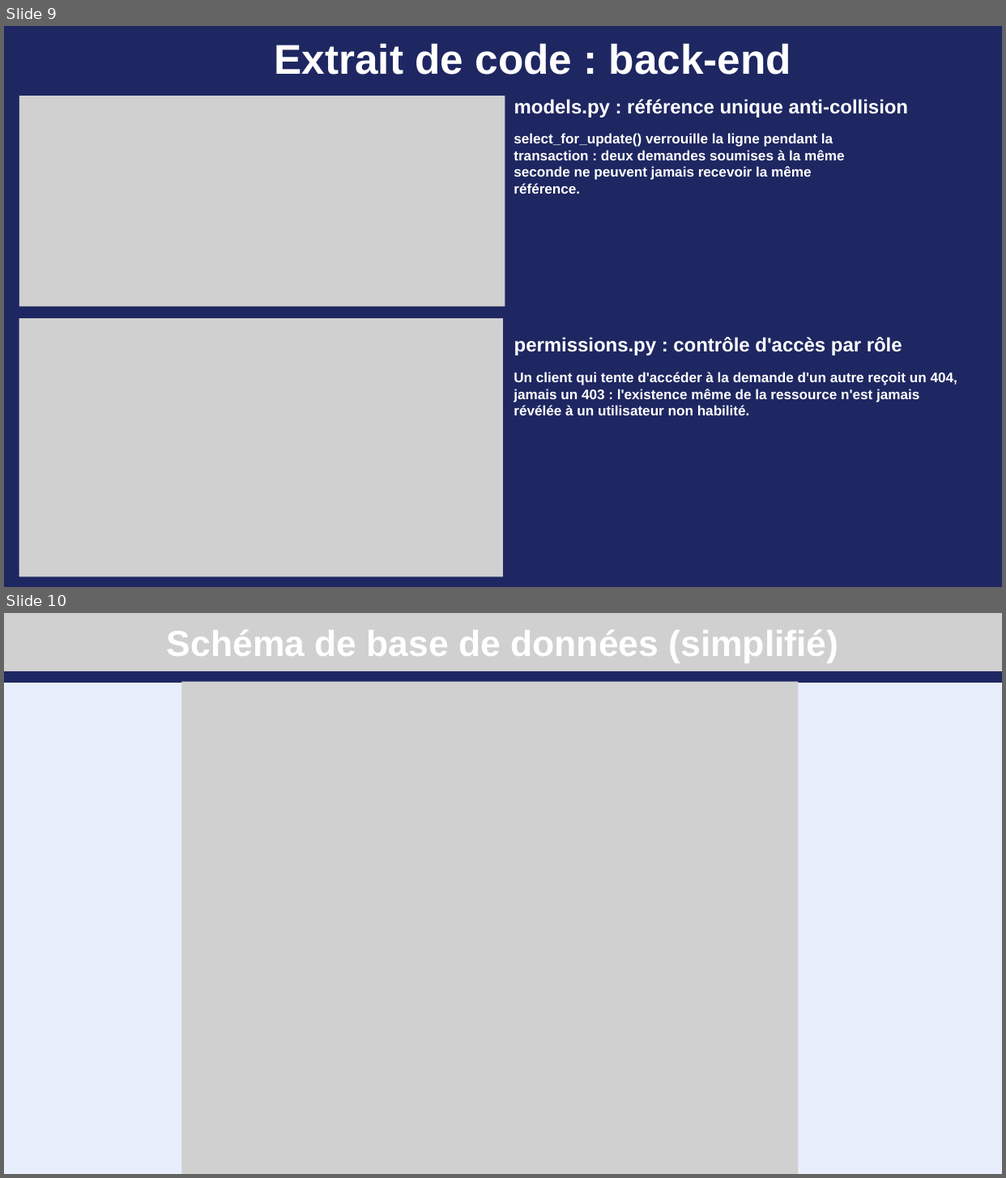
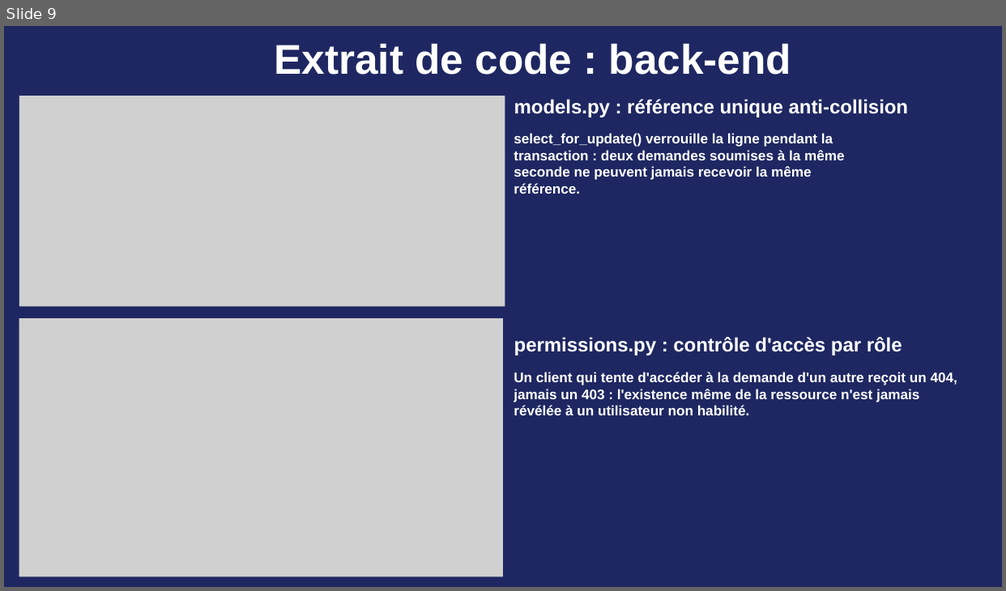
Before and after one commit to Tommy-JOUHANS/portfolio, a slide deck: Stages/RNCP5-DWWM/CyberAudit_Solutions_Presentation_FR_1.pptx. Shown one above the other, each under a label of ours: slides 9 and 10 before the commit, slide 9 after it. The pictures are 1006x1178 and 1006x591 pixels, drawn with LibreOffice and Linux fonts; fonts in the diff are those of the drawing; grey boxes stand for pictures. Boxes give left, top, right and bottom in pixels: in the first picture for what was removed or moved away, otherwise in the second. Text is boxed around its words. In the diff, an @@ line names an element or a change of style, - is before the commit and + after.

```diff
--- a/Stages/RNCP5-DWWM/CyberAudit_Solutions_Presentation_FR_1.pptx
+++ b/Stages/RNCP5-DWWM/CyberAudit_Solutions_Presentation_FR_1.pptx
@@ slide 10 removed at (4, 613, 1002, 1174), background #E8EEFC @@
@@ freeform shape removed at (4, 613, 1002, 682) @@
@@ picture removed at (4, 613, 1002, 672) @@
@@ text removed at (167, 630, 839, 663) @@
-Schéma de base de données (simplifié)
@@ picture removed at (181, 681, 798, 1174) @@
```
Also in this commit, not shown: 3 slides changed, 5 slides added, 1 other slide removed, 1 other file.
